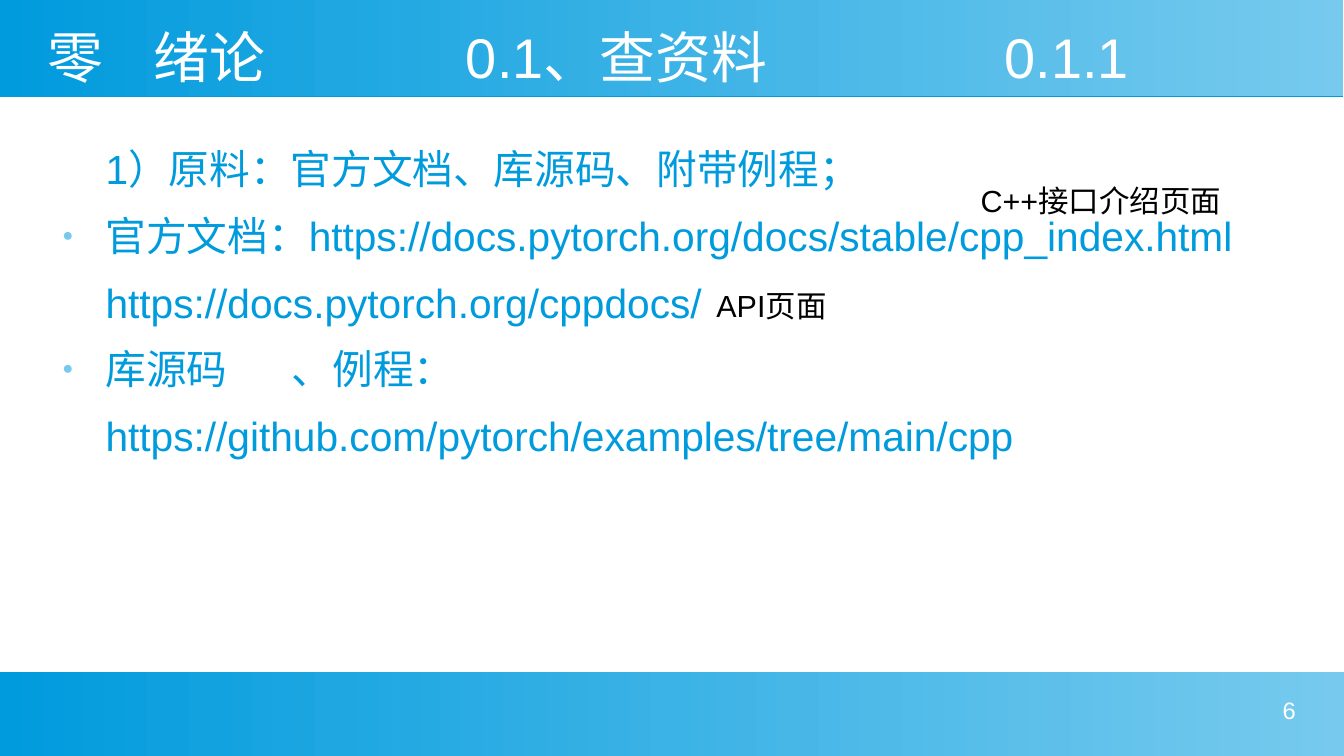
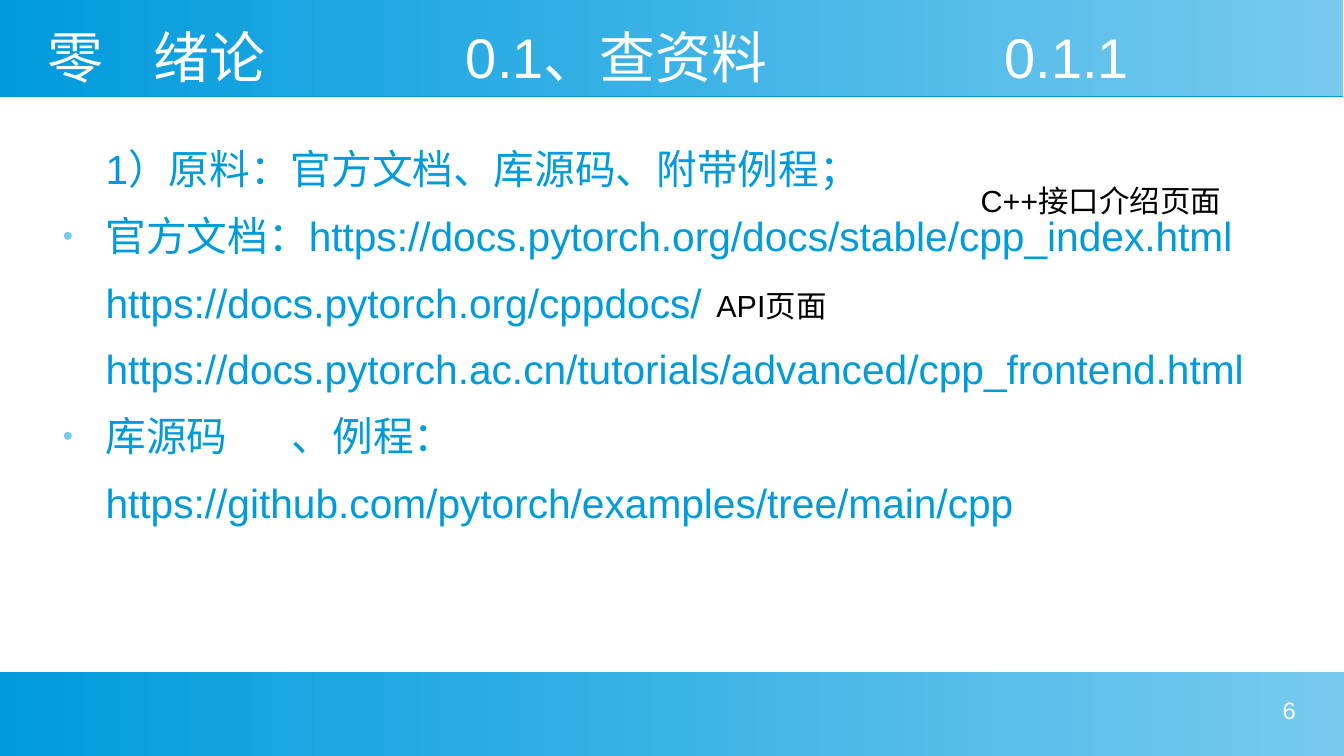
Before and after one commit to furcd/Simple-Tutorial-LibTorch, a slide deck: slide 6 of 教程PPT.odp. Drawn at 1344x756 pixels with LibreOffice and Linux fonts; fonts in the diff are those of the drawing. Boxes give left, top, right and bottom in pixels: in the first picture for what was removed or moved away, otherwise in the second. Text is boxed around its words. In the diff, an @@ line names an element or a change of style, - is before the commit and + after.

Commit message:
修改了参考资料

```diff
--- a/教程PPT.odp
+++ b/教程PPT.odp
@@ text at (x1=106, y1=354, x2=1244, y2=392): paragraph added @@
+https://docs.pytorch.ac.cn/tutorials/advanced/cpp_frontend.html
```
Also in this commit, not shown: 2 other slides changed, 1 other file.
